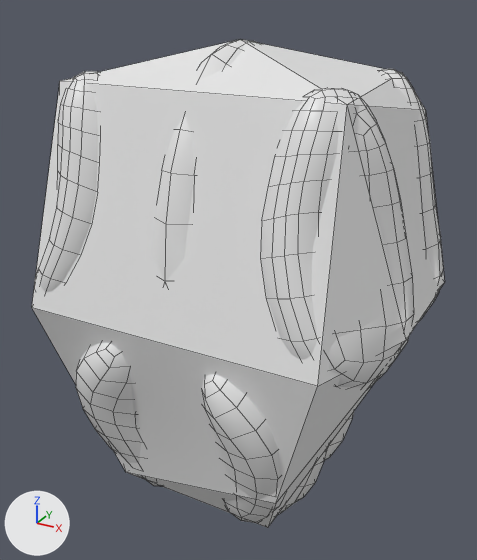
The FBX model Assets/Project/PhysicsObjects/Walnut/WalnutKernel.fbx, before and after one commit.
Before and after are seen from a camera (50 mm lens) standing at (0.369, -0.676, 0.333) and looking at (-0.003, 0.0, -0.005). The axes (+X, +Y, +Z) are drawn at lower left. The lights are the same throughout. Mesh edges are drawn as thin lines. Where no turn or scale is listed for an object, it has been applied to the vertices.

The first picture shows 'WalnutKernel', 'WalnutKernelCollider'.
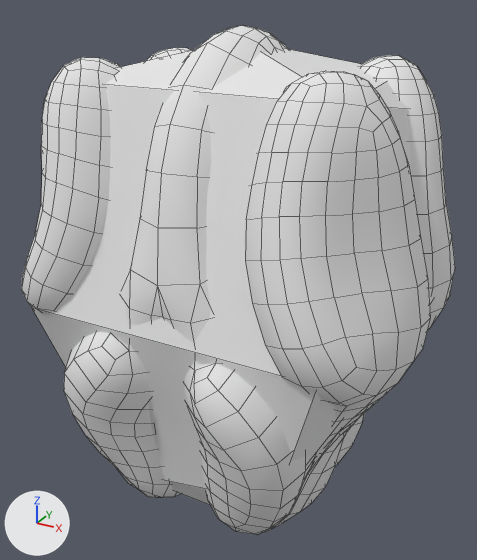
Pixel boxes (x1, y1, x2, y2) of what changed, in the pictures (477 x 560 px):
'WalnutKerneOutline', added
    after: (22, 25, 455, 535)
'WalnutKernel', surface changed
    both: (34, 40, 444, 523)

Edits to the bpy script that builds the scene:
```text
Add img_t_walnutkernel_png:
    img_t_walnutkernel_png = load_image('T_WalnutKernel.png', 'T_WalnutKernel.png', 2048, 2048, 'sRGB')
Change mat_walnutkernel:
    remove mat_walnutkernel.base_color = (0.8, 0.8, 0.8)  # white #e7e7e7
    add mat_walnutkernel.texture = img_t_walnutkernel_png  # with its transparency
    mat_walnutkernel.roughness: 0.4 -> 1.0
Add mat_walnutkerneloutline:
    mat_walnutkerneloutline = principled_material('WalnutKernelOutline')
    mat_walnutkerneloutline.base_color = (0.8, 0.8, 0.8)  # white #e7e7e7
    mat_walnutkerneloutline.roughness = 1.0
Add me_walnutkernel_002:
    me_walnutkernel_002.from_pydata(...)  # 1782 vertices, 1800 faces; spans x -0.251..0.25, y -0.207..0.208, z -0.309..0.297
    me_walnutkernel_002.materials.append(mat_walnutkerneloutline)  # white #e7e7e7
Add ob_walnutkerneoutline:
    ob_walnutkerneoutline = bpy.data.objects.new('WalnutKerneOutline', me_walnutkernel_002)
    ob_walnutkerneoutline.location = (0.0, 0.0, 0.0)
```
